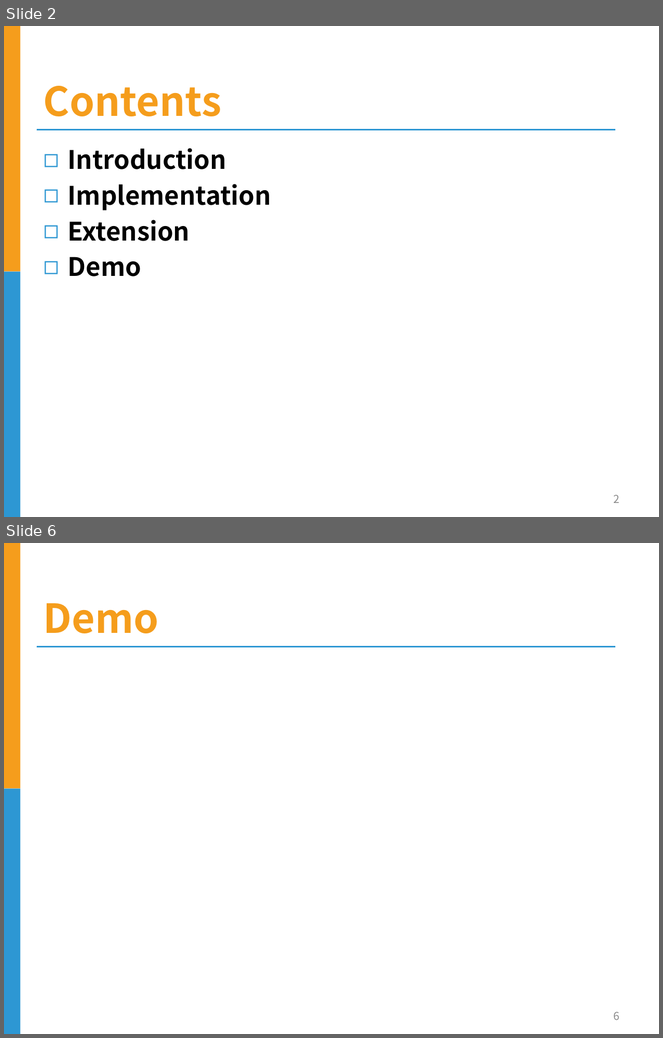
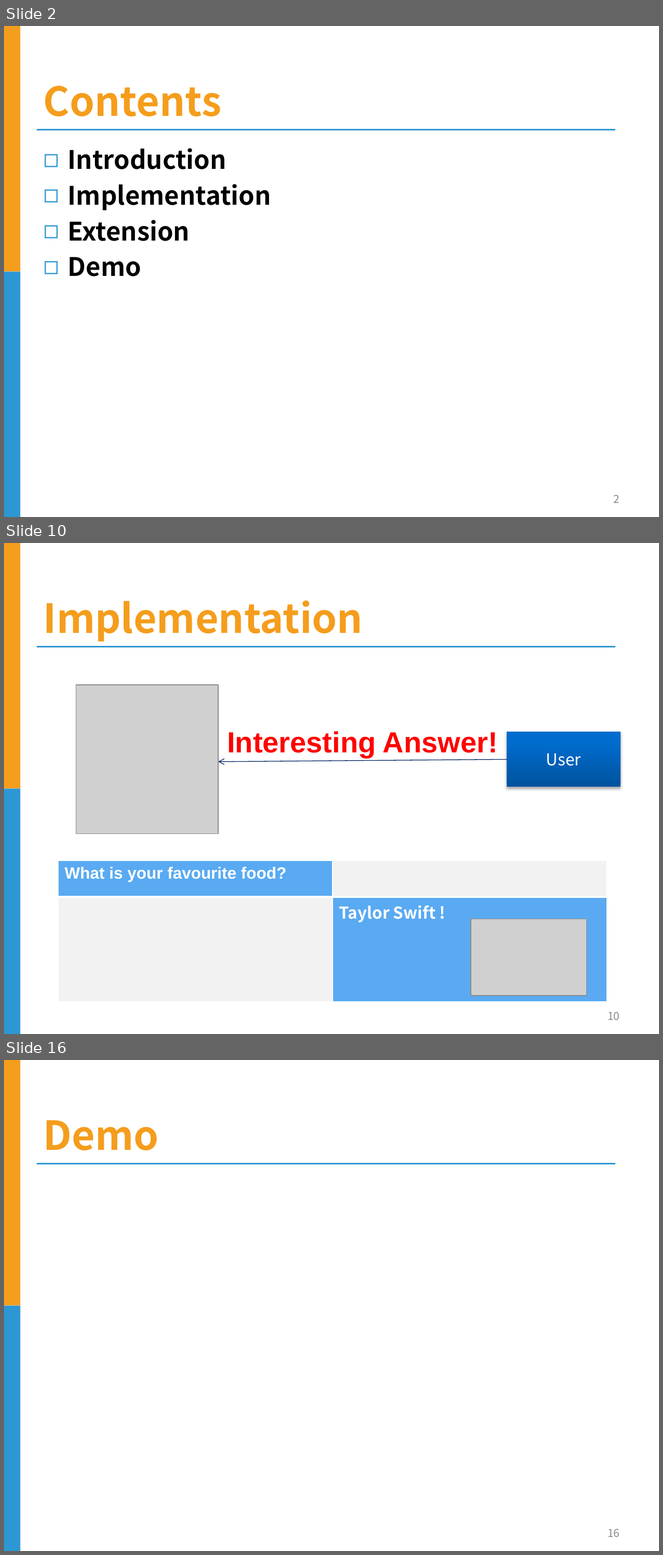
Before and after one commit to huuthang1993/HPT, a slide deck: Document/slide.pptx. Shown one above the other, each under a label of ours: slides 2 and 6 before the commit, slides 2, 10 and 16 after it; the slides between them are not shown. The pictures are 663x1038 and 663x1555 pixels, drawn with LibreOffice and Linux fonts; fonts in the diff are those of the drawing; grey boxes stand for pictures; background and template pictures are left out. Boxes give left, top, right and bottom in pixels: in the first picture for what was removed or moved away, otherwise in the second. Text is boxed around its words. In the diff, an @@ line names an element or a change of style, - is before the commit and + after.

```diff
--- a/Document/slide.pptx
+++ b/Document/slide.pptx
@@ slide 10 added at [4, 543, 659, 1034], background #FFFFFF; not listed: 3 template elements that a slide beside it also shows @@
@@ title added at [44, 600, 363, 642], 44 pt, text #F59D1C, bold @@
+Implementation
@@ picture added at [76, 685, 218, 835] @@
@@ text added at [227, 731, 498, 758], 32 pt, text #FF0000, bold @@
+Interesting Answer!
@@ rectangle added at [507, 732, 621, 787], fill gradient #00539F to #006CCE to #006DCF, 18 pt, text #FFFFFF @@
+User
@@ arrow added from (507, 760) to (218, 762), #002060 0.75 pt @@
@@ table added at [59, 861, 607, 1002], 2 rows, 2 columns @@
+What is your favourite food? | 
+ | Taylor Swift !
@@ picture added at [471, 919, 587, 996] @@
@@ page number added at [608, 1012, 620, 1020], 12 pt, text #898989 @@
+10
@@ what was slide 6 is now slide 16 @@
@@ page number at [608, 1529, 620, 1537]: text changed @@
-6
+16
```
Also in this commit, not shown: 12 other slides added, 3 slides removed.
